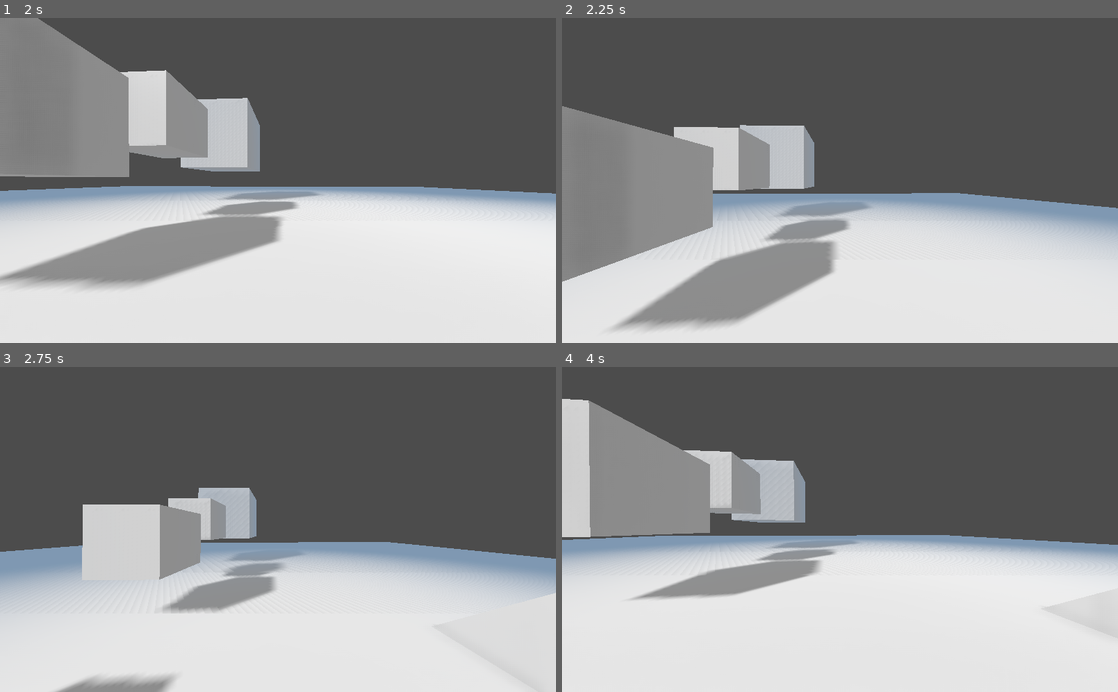
Above: before the commit, frames 1-4 (two rows, left to right).
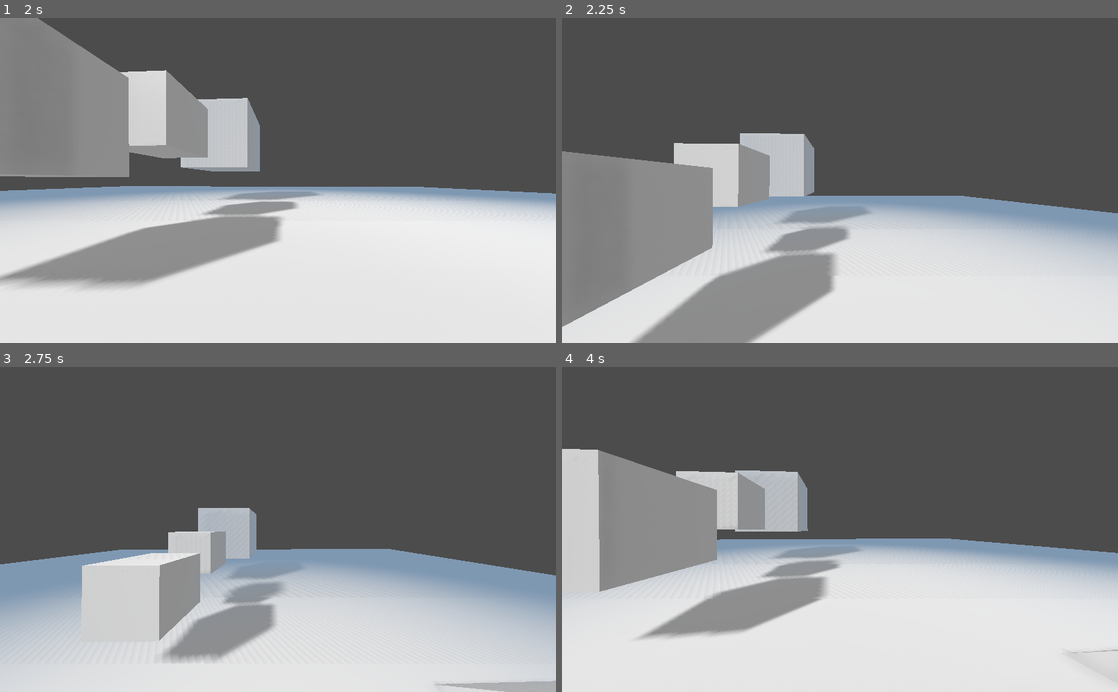
Above: after the commit, the same moments.

Repository: LoslierDimitri/Vampire
Game: Godot game, scene res://Main/Main.tscn
The game is run twice, just before and just after one commit, with the same random seed, the same clock (stepped at 60 frames per second) and the same inputs.
Inputs (mouse positions are in pixels of both pictures, inside the frame that each line leads up to):
- Up to frame 1 (2 s): move the mouse to (305, 180) at 0.52 s; hold C (c) 0.53-1.28 s; tap D (d) at 0.8, 1.35 s; tap Enter at 1.25 s; move the mouse to (250, 180) at 1.27 s; tap S (s) at 1.55 s
- Up to frame 2 (2.25 s): tap Space (space) at 2 s; move the mouse to (851, 174) at 2.02 s; hold S (s) from 2.03 s (still down)
- Up to frame 3 (2.75 s): keep holding S (s); tap Space (space) at 2.3 s
- Up to frame 4 (4 s): move the mouse to (834, 536) at 2.77 s; release S (s) at 2.78 s; tap Space (space) at 2.85 s; tap W (z) at 3.05 s; move the mouse to (878, 532) at 3.52 s; hold W (z) from 3.53 s (still down); tap C (c) at 3.8 s

Frame 1 is identical in both runs. In frame 2, 15% of the frame differs, in the area x 0-100%, y 27-100%; in frame 3, 24%, in the area x 0-100%, y 37-100%; in frame 4, 19%.

Commit message:
Climb done
Todo:
Crouch, slide

Diff:
--- a/Vampire_godot/Player/Player.tscn
+++ b/Vampire_godot/Player/Player.tscn
@@ -4,7 +4,7 @@
 [ext_resource path="res://Script/Player.gd" type="Script" id=2]
 
 [sub_resource type="CylinderShape" id=4]
-height = 0.5
+height = 0.1
 
 [sub_resource type="BoxShape" id=2]
 
@@ -30,6 +30,7 @@
 transform = Transform( 1, 0, 0, 0, 1, 0, 0, 0, 1, 0, 1, 0 )
 
 [node name="Area_stand_top" type="Area" parent="Player_stand"]
+transform = Transform( 1, 0, 0, 0, 1, 0, 0, 0, 1, 0, 0.1, 0 )
 
 [node name="Collision_stand_up" type="CollisionShape" parent="Player_stand/Area_stand_top"]
 transform = Transform( 1, 0, 0, 0, 1, 0, 0, 0, 1, 0, 2, 0 )
@@ -49,6 +50,8 @@
 transform = Transform( 0.5, 0, 0, 0, 0.5, 0, 0, 0, 0.1, 0, 0, 0 )
 shape = SubResource( 3 )
 
+[node name="Timer_climb" type="Timer" parent="Player_stand"]
+
 [node name="Player_crouch" type="Spatial" parent="."]
 
 [node name="Position_camera_crouch" type="Position3D" parent="Player_crouch"]
@@ -64,3 +67,11 @@
 [node name="Collision_crouch" type="CollisionShape" parent="."]
 
 [node name="Collision_slide" type="CollisionShape" parent="."]
+
+[connection signal="body_entered" from="Player_stand/Area_stand_top" to="." method="_on_Area_stand_top_body_entered"]
+[connection signal="body_exited" from="Player_stand/Area_stand_top" to="." method="_on_Area_stand_top_body_exited"]
+[connection signal="body_entered" from="Player_stand/Area_climb_up" to="." method="_on_Area_climb_up_body_entered"]
+[connection signal="body_exited" from="Player_stand/Area_climb_up" to="." method="_on_Area_climb_up_body_exited"]
+[connection signal="body_entered" from="Player_stand/Area_climb_down" to="." method="_on_Area_climb_down_body_entered"]
+[connection signal="body_exited" from="Player_stand/Area_climb_down" to="." method="_on_Area_climb_down_body_exited"]
+[connection signal="timeout" from="Player_stand/Timer_climb" to="." method="_on_Timer_climb_timeout"]
--- a/Vampire_godot/Script/Player.gd
+++ b/Vampire_godot/Script/Player.gd
@@ -12,6 +12,8 @@
 onready var COLLISION_STAND = get_node("Collision_stand")
 onready var COLLISION_CROUCH = get_node("Collision_crouch")
 onready var COLLISION_SLIDE = get_node("Collision_slide")
+
+onready var TIMER_CLIMB = get_node("Player_stand/Timer_climb")
 
 ##########################################################################
 #input variable
@@ -33,6 +35,7 @@
 #variables
 var direction = Vector3()
 var movement = Vector3()
+var climb_movement = Vector3()
 
 var gravity_vector = Vector3()
 var gravity = 30
@@ -44,7 +47,17 @@
 export var speed_crouch = 5
 export var speed_slide = 15
 
-export var jump = 15
+export var jump = 20
+var jump_stop = false
+
+var is_climb_up = false
+var is_climb_down = false
+var climb_timer = false
+var timer_climb_value_actual = 0
+export var timer_climb_normal = 1
+export var timer_climb_normal_value = 2
+export var timer_climb_fast = 0.5
+export var timer_climb_fast_value = 4
 
 ##########################################################################
 func _ready():
@@ -55,6 +68,11 @@
 	COLLISION_STAND.disabled = false
 	COLLISION_CROUCH.disabled = true
 	COLLISION_SLIDE.disabled = true
+
+#	TIMER_CLIMB.wait_time = timer_climb_normal
+#	timer_climb_value_actual = timer_climb_normal_value
+	TIMER_CLIMB.wait_time = timer_climb_fast
+	timer_climb_value_actual = timer_climb_fast_value
 
 ##########################################################################
 func input():
@@ -102,6 +120,8 @@
 	if (input_shift == true and input_z == true):
 		speed_actual = speed_run
 
+	if (jump_stop == true):
+		gravity_vector = Vector3()
 	if (input_space_just == true and is_on_floor() == true):
 		gravity_vector = Vector3.UP * jump
 		snap_vector = Vector3.ZERO
@@ -116,6 +136,20 @@
 	movement.x = direction.x * speed_actual + gravity_vector.x
 	movement.z = direction.z * speed_actual + gravity_vector.z
 	movement.y = gravity_vector.y
+
+	if (is_climb_up == false and is_climb_down == true):
+		if (input_z == true and input_space == true):
+			if (climb_timer == false):
+				var climb_movement_x = direction.x * timer_climb_value_actual
+				var climb_movement_y = timer_climb_value_actual
+				var climb_movement_z = direction.z * timer_climb_value_actual
+				climb_movement = Vector3(climb_movement_x, climb_movement_y, climb_movement_z)
+				TIMER_CLIMB.start()
+				COLLISION_STAND.disabled = true
+				climb_timer = true
+
+	if (climb_timer == true):
+		movement = climb_movement
 
 ##########################################################################
 func _physics_process(delta):
@@ -141,3 +175,27 @@
 
 	direction = Vector3()
 	movement = Vector3()
+
+	jump_stop = false
+
+##########################################################################
+func _on_Area_stand_top_body_entered(body):
+	jump_stop = true
+func _on_Area_stand_top_body_exited(body):
+	pass
+
+##########################################################################
+func _on_Area_climb_up_body_entered(body):
+	is_climb_up = true
+func _on_Area_climb_up_body_exited(body):
+	is_climb_up = false
+
+func _on_Area_climb_down_body_entered(body):
+	is_climb_down = true
+func _on_Area_climb_down_body_exited(body):
+	is_climb_down = false
+
+##########################################################################
+func _on_Timer_climb_timeout():
+	COLLISION_STAND.disabled = false
+	climb_timer = false
